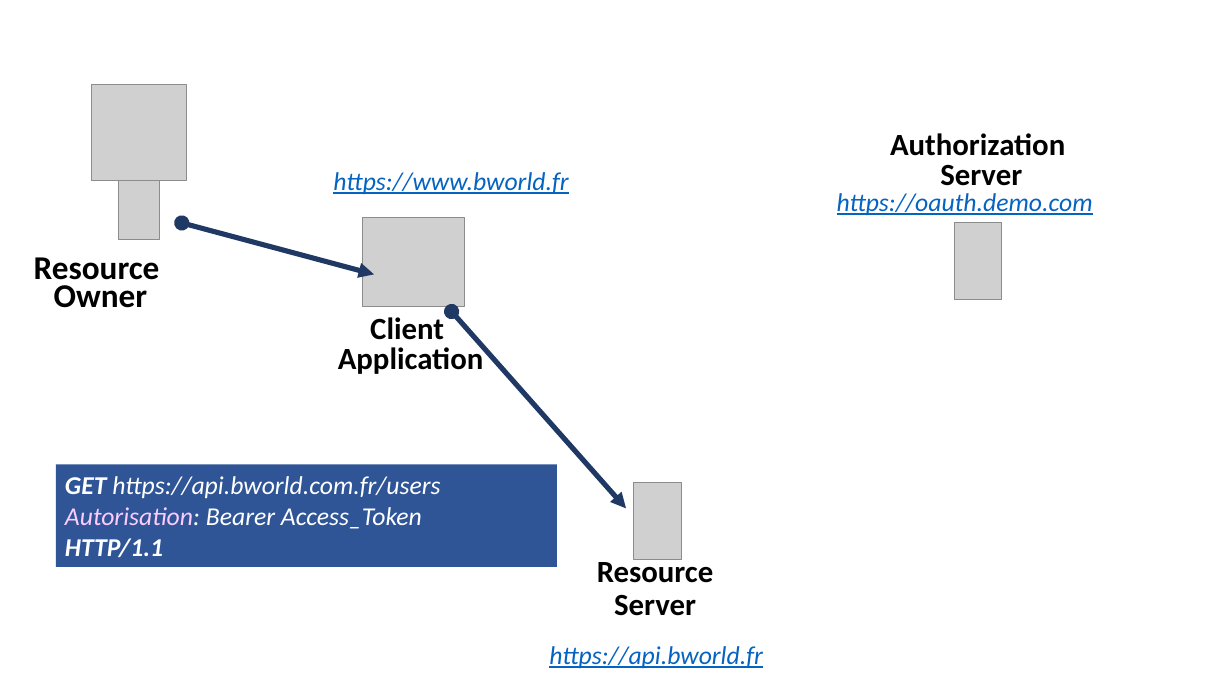
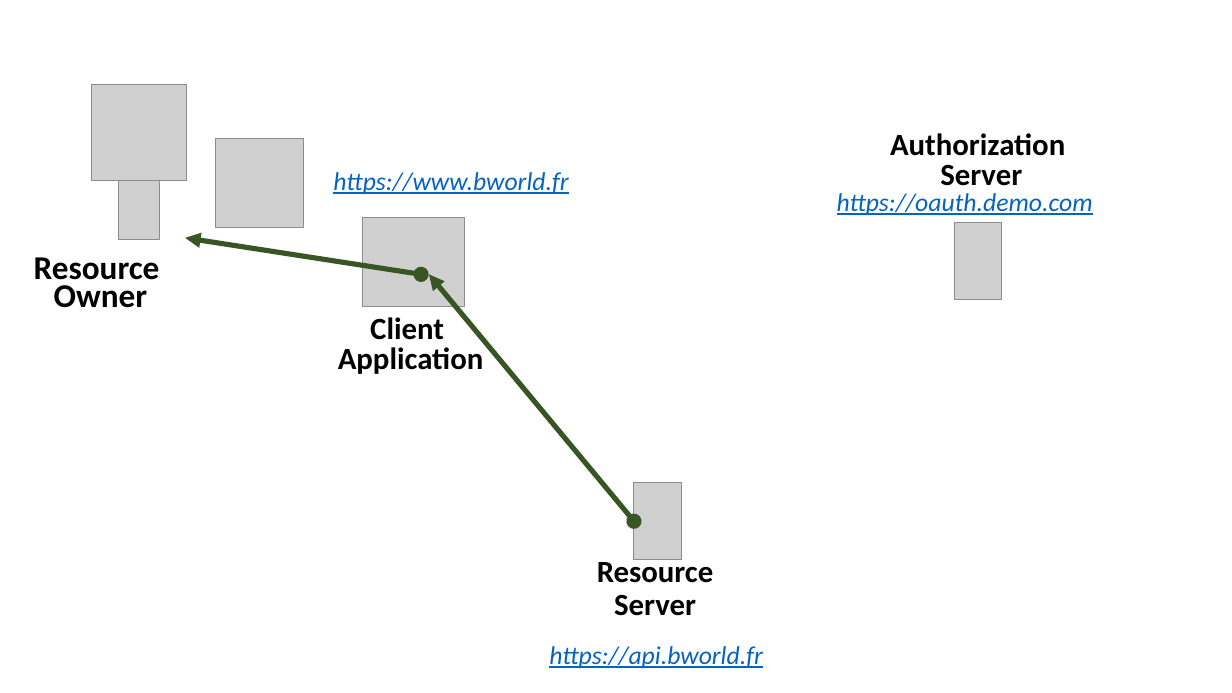
Before and after one commit to guillaume-chervet/course.rest, a slide deck: slide 48 of documentations/OIDC english.pptx (slide 46 before the commit). Drawn at 1232x693 pixels with LibreOffice and Linux fonts; fonts in the diff are those of the drawing; grey boxes stand for pictures. Boxes give left, top, right and bottom in pixels: in the first picture for what was removed or moved away, otherwise in the second. Text is boxed around its words. In the diff, an @@ line names an element or a change of style, - is before the commit and + after.

```diff
--- a/documentations/OIDC english.pptx
+++ b/documentations/OIDC english.pptx
@@ picture added at [215,139,304,227] @@
@@ double arrow moved from (374, 274) - (182, 223) to (185, 238) - (421, 274) @@
@@ double arrow (185, 238) - (421, 274): stroke #203864 4 pt to #385723 4 pt @@
@@ double arrow moved from (627, 508) - (452, 311) to (429, 274) - (634, 521) @@
@@ double arrow (429, 274) - (634, 521): stroke #203864 4 pt to #385723 4 pt @@
@@ rectangle removed at [55,465,556,567] @@
-GET https://api.bworld.com.fr/users
-Autorisation: Bearer Access_Token
-HTTP/1.1
```
Also in this commit, not shown: 7 other slides changed, 3 slides added, 1 slide removed, 1 other file.
